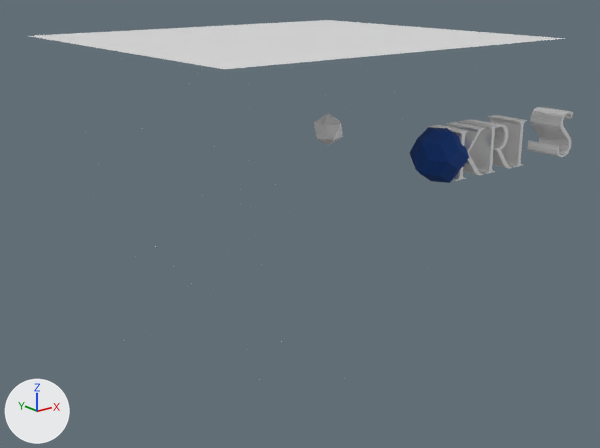
Renders of the FBX model AAC/Title/S.fbx from each side of a commit.
The view is the same before and after, from a 50 mm lens placed at (-32.6, -38.1, 9.6), pointed at (-2.6, -0.4, -5.4). Lighting does not change. The marker at lower left points along +X, +Y and +Z. Where no turn or scale is listed for an object, it has been applied to the vertices.

Objects in the first picture: 'I', 'Icosphere.1008', 'K', 'Plane', 'R', 'S', 'Solid'.
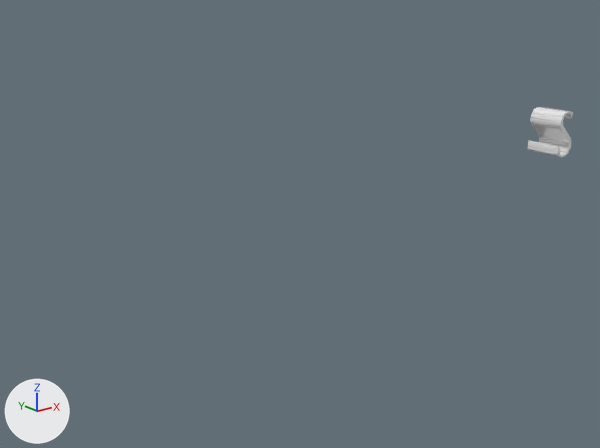
The newer file is also turned or shifted as a whole; pictures and numbers use the older file's frame.

Pixel boxes [x1, y1, x2, y2] of what changed, in the pictures (600 x 448 px):
'Plane', deleted: before [30, 20, 566, 69]
'Solid', deleted (blue): before [410, 127, 469, 183]
'R', deleted: before [458, 119, 512, 174]
'I', deleted: before [488, 115, 527, 167]
'K', deleted: before [428, 122, 485, 181]
'Icosphere.1008', deleted: before [85, 37, 429, 342]

Patch to the scene script:
```diff
--- a/AAC/Title/S.fbx.py
+++ b/AAC/Title/S.fbx.py
@@ ob_plane @@
-ob_plane = bpy.data.objects.new('Plane', me_plane_001)
-ob_plane.location = (-2.79, 0.0, 5.65)
-ob_plane.rotation_euler = (0.0, -3.142, 0.0)  # degrees (0, -180, 0)
-ob_plane.scale = (-11.4, -10.2, -2.88)
@@ ob_icosphere_1008 @@
-ob_icosphere_1008 = bpy.data.objects.new('Icosphere.1008', me_icosphere)
-ob_icosphere_1008.location = (2.82, -3.04, 5.65)
@@ ob_r @@
-ob_r = bpy.data.objects.new('R', me_text_012)
-ob_r.location = (0.0, -9.0, -1.24)
@@ ob_k @@
-ob_k = bpy.data.objects.new('K', me_text_011)
-ob_k.location = (0.0, -9.0, -1.24)
@@ ob_i @@
-ob_i = bpy.data.objects.new('I', me_text_013)
-ob_i.location = (0.0, -9.0, -1.24)
@@ ob_solid @@
-ob_solid = bpy.data.objects.new('Solid', me_solid)
-ob_solid.location = (0.0, -9.0, 0.0)
```
